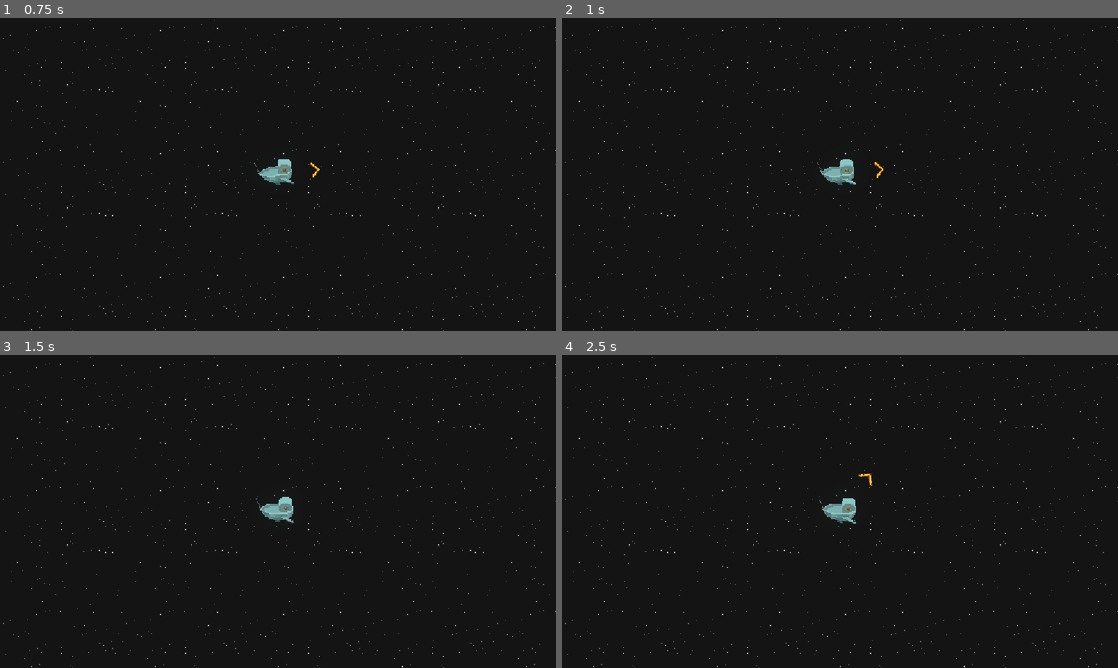
Above: before the commit, frames 1-4 (two rows, left to right).
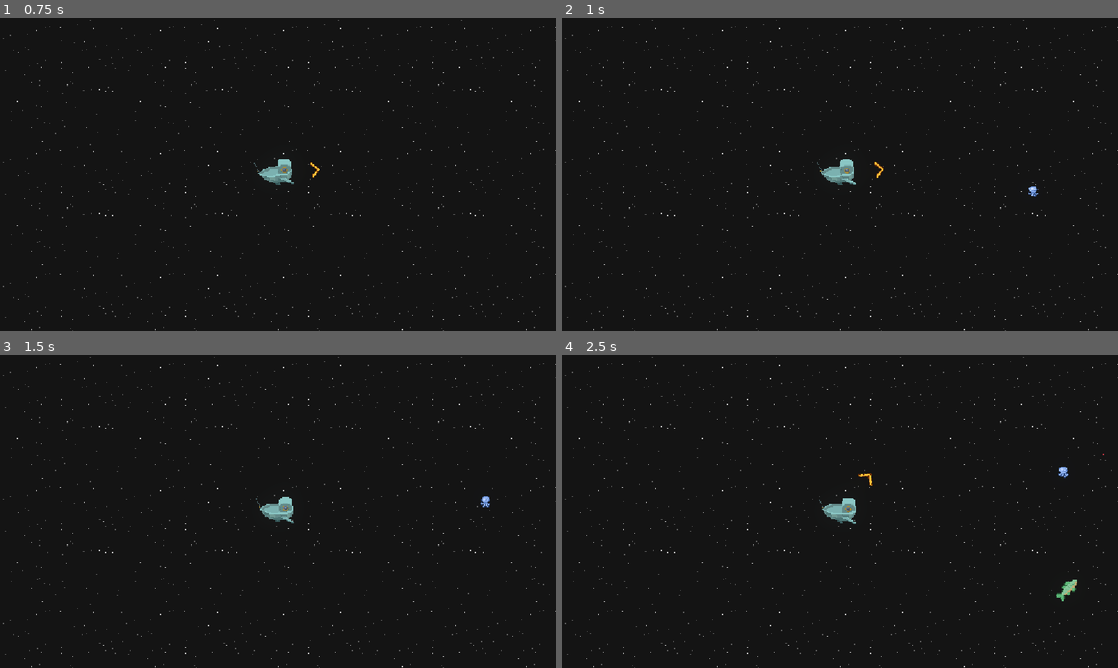
Above: after the commit, the same moments.

Repository: DudeNamedDarcy/CosmicJam2026
Game: Godot game, scene res://Scenes/game_scene.tscn
Two runs of this game, one before a commit and one after it. Both use one fixed random seed, a clock stepped at 60 frames per second and the inputs below.
Inputs (mouse positions are in pixels of both pictures, inside the frame that each line leads up to):
- Up to frame 1 (0.75 s): move the mouse to (400, 158) at 0.52 s; press the mouse at (400, 158) at 0.53 s; hold Right (ComboRight) from 0.53 s (still down)
- Up to frame 2 (1 s): keep holding Right (ComboRight)
- Up to frame 3 (1.5 s): release Right (ComboRight) at 1.25 s; release the mouse at (400, 495) at 1.25 s; drag from (166, 527) to (250, 574) at 1.27 s
- Up to frame 4 (2.5 s): move the mouse to (895, 442) at 2.02 s; press the mouse at (895, 442) at 2.03 s; hold Right (ComboRight) from 2.03 s (still down); tap G (dialogue_next) at 2.1 s

Frame 1 is identical in both runs. In frame 2, less than 0.1% of the frame differs, in the area x 83-86%, y 53-58%; in frame 3, less than 0.1%; in frame 4, 0.2%, in the area x 88-98%, y 31-79%.

Commit message:
Added rest of fish, probability weights, and beginning of quest system

Diff:
--- /dev/null
+++ b/Scenes/Fish/angler_fish.tscn
@@ -0,0 +1,35 @@
+[gd_scene format=3 uid="uid://b05brc3bel6c1"]
+
+[ext_resource type="Script" uid="uid://px7q08a74a0y" path="res://Scripts/fish.gd" id="1_fl7b5"]
+[ext_resource type="Texture2D" uid="uid://b2oxbwkh61mi7" path="res://Assets/Final/anglerfish.png" id="2_oa8xh"]
+
+[sub_resource type="RectangleShape2D" id="RectangleShape2D_gem73"]
+size = Vector2(15, 13)
+
+[sub_resource type="CircleShape2D" id="CircleShape2D_gem73"]
+radius = 5.0
+
+[node name="Angler Fish" type="CharacterBody2D" unique_id=1404079117 node_paths=PackedStringArray("IdleBurstTimer")]
+collision_mask = 2
+script = ExtResource("1_fl7b5")
+typeName = "Angler Fish"
+value = 15.0
+fishTexture = ExtResource("2_oa8xh")
+probabilityWeight = 30
+IdleBurstTimer = NodePath("IdleBurstTimer")
+
+[node name="Sprite2D" type="Sprite2D" parent="." unique_id=2019505940]
+texture = ExtResource("2_oa8xh")
+
+[node name="Area2D" type="Area2D" parent="." unique_id=889486571]
+
+[node name="CollisionShape2D" type="CollisionShape2D" parent="Area2D" unique_id=1960112096]
+shape = SubResource("RectangleShape2D_gem73")
+
+[node name="IdleBurstTimer" type="Timer" parent="." unique_id=415768935]
+
+[node name="CollisionShape2D" type="CollisionShape2D" parent="." unique_id=169337993]
+shape = SubResource("CircleShape2D_gem73")
+
+[connection signal="area_entered" from="Area2D" to="." method="_on_area_2d_area_entered"]
+[connection signal="timeout" from="IdleBurstTimer" to="." method="_on_idle_burst_timer_timeout"]
--- /dev/null
+++ b/Scenes/Fish/big_fish.tscn
@@ -0,0 +1,35 @@
+[gd_scene format=3 uid="uid://wgsgx4i8wbue"]
+
+[ext_resource type="Script" uid="uid://px7q08a74a0y" path="res://Scripts/fish.gd" id="1_te2vv"]
+[ext_resource type="Texture2D" uid="uid://b34jl0vtbswuu" path="res://Assets/Final/bigfishy.png" id="2_te2vv"]
+
+[sub_resource type="RectangleShape2D" id="RectangleShape2D_gem73"]
+size = Vector2(15, 13)
+
+[sub_resource type="CircleShape2D" id="CircleShape2D_gem73"]
+radius = 5.0
+
+[node name="Big Fish" type="CharacterBody2D" unique_id=1404079117 node_paths=PackedStringArray("IdleBurstTimer")]
+collision_mask = 2
+script = ExtResource("1_te2vv")
+typeName = "Big Fish"
+value = 30.0
+fishTexture = ExtResource("2_te2vv")
+probabilityWeight = 20
+IdleBurstTimer = NodePath("IdleBurstTimer")
+
+[node name="Sprite2D" type="Sprite2D" parent="." unique_id=2019505940]
+texture = ExtResource("2_te2vv")
+
+[node name="Area2D" type="Area2D" parent="." unique_id=889486571]
+
+[node name="CollisionShape2D" type="CollisionShape2D" parent="Area2D" unique_id=1960112096]
+shape = SubResource("RectangleShape2D_gem73")
+
+[node name="IdleBurstTimer" type="Timer" parent="." unique_id=415768935]
+
+[node name="CollisionShape2D" type="CollisionShape2D" parent="." unique_id=169337993]
+shape = SubResource("CircleShape2D_gem73")
+
+[connection signal="area_entered" from="Area2D" to="." method="_on_area_2d_area_entered"]
+[connection signal="timeout" from="IdleBurstTimer" to="." method="_on_idle_burst_timer_timeout"]
--- /dev/null
+++ b/Scenes/Fish/gold_fish.tscn
@@ -0,0 +1,35 @@
+[gd_scene format=3 uid="uid://w7gafq2uiia1"]
+
+[ext_resource type="Script" uid="uid://px7q08a74a0y" path="res://Scripts/fish.gd" id="1_o1kyx"]
+[ext_resource type="Texture2D" uid="uid://ba1xwshqevdfa" path="res://Assets/Final/goldfish.png" id="2_o1kyx"]
+
+[sub_resource type="RectangleShape2D" id="RectangleShape2D_gem73"]
+size = Vector2(15, 13)
+
+[sub_resource type="CircleShape2D" id="CircleShape2D_gem73"]
+radius = 5.0
+
+[node name="Gold Fish" type="CharacterBody2D" unique_id=1404079117 node_paths=PackedStringArray("IdleBurstTimer")]
+collision_mask = 2
+script = ExtResource("1_o1kyx")
+typeName = "Gold Fish"
+value = 100.0
+fishTexture = ExtResource("2_o1kyx")
+probabilityWeight = 10
+IdleBurstTimer = NodePath("IdleBurstTimer")
+
+[node name="Sprite2D" type="Sprite2D" parent="." unique_id=2019505940]
+texture = ExtResource("2_o1kyx")
+
+[node name="Area2D" type="Area2D" parent="." unique_id=889486571]
+
+[node name="CollisionShape2D" type="CollisionShape2D" parent="Area2D" unique_id=1960112096]
+shape = SubResource("RectangleShape2D_gem73")
+
+[node name="IdleBurstTimer" type="Timer" parent="." unique_id=415768935]
+
+[node name="CollisionShape2D" type="CollisionShape2D" parent="." unique_id=169337993]
+shape = SubResource("CircleShape2D_gem73")
+
+[connection signal="area_entered" from="Area2D" to="." method="_on_area_2d_area_entered"]
+[connection signal="timeout" from="IdleBurstTimer" to="." method="_on_idle_burst_timer_timeout"]
--- a/Scenes/Fish/moon_jelly.tscn
+++ b/Scenes/Fish/moon_jelly.tscn
@@ -13,7 +13,7 @@
 collision_mask = 2
 script = ExtResource("1_unh6y")
 typeName = "Moon Jelly"
-value = 10.0
+value = 15.0
 fishTexture = ExtResource("2_4ml41")
 IdleBurstTimer = NodePath("IdleBurstTimer")
 
--- /dev/null
+++ b/Scenes/Fish/patrick_starfish.tscn
@@ -0,0 +1,35 @@
+[gd_scene format=3 uid="uid://co5te5e76e4vk"]
+
+[ext_resource type="Script" uid="uid://px7q08a74a0y" path="res://Scripts/fish.gd" id="1_t0868"]
+[ext_resource type="Texture2D" uid="uid://4ujpsdu47v7r" path="res://Assets/Final/patrickstarfish.png" id="2_t0868"]
+
+[sub_resource type="RectangleShape2D" id="RectangleShape2D_gem73"]
+size = Vector2(15, 13)
+
+[sub_resource type="CircleShape2D" id="CircleShape2D_gem73"]
+radius = 5.0
+
+[node name="Patrick Starfish" type="CharacterBody2D" unique_id=1404079117 node_paths=PackedStringArray("IdleBurstTimer")]
+collision_mask = 2
+script = ExtResource("1_t0868")
+typeName = "Patrick Starfish"
+value = 150.0
+fishTexture = ExtResource("2_t0868")
+probabilityWeight = 8
+IdleBurstTimer = NodePath("IdleBurstTimer")
+
+[node name="Sprite2D" type="Sprite2D" parent="." unique_id=2019505940]
+texture = ExtResource("2_t0868")
+
+[node name="Area2D" type="Area2D" parent="." unique_id=889486571]
+
+[node name="CollisionShape2D" type="CollisionShape2D" parent="Area2D" unique_id=1960112096]
+shape = SubResource("RectangleShape2D_gem73")
+
+[node name="IdleBurstTimer" type="Timer" parent="." unique_id=415768935]
+
+[node name="CollisionShape2D" type="CollisionShape2D" parent="." unique_id=169337993]
+shape = SubResource("CircleShape2D_gem73")
+
+[connection signal="area_entered" from="Area2D" to="." method="_on_area_2d_area_entered"]
+[connection signal="timeout" from="IdleBurstTimer" to="." method="_on_idle_burst_timer_timeout"]
--- a/Scenes/Fish/red_dwarf_herring.tscn
+++ b/Scenes/Fish/red_dwarf_herring.tscn
@@ -13,8 +13,9 @@
 collision_mask = 2
 script = ExtResource("1_f6omv")
 typeName = "Red Dwarf Herring"
-value = 15.0
+value = 10.0
 fishTexture = ExtResource("2_vb3eg")
+probabilityWeight = 70
 IdleBurstTimer = NodePath("IdleBurstTimer")
 
 [node name="Sprite2D" type="Sprite2D" parent="." unique_id=2019505940]
--- /dev/null
+++ b/Scenes/Fish/starfish.tscn
@@ -0,0 +1,34 @@
+[gd_scene format=3 uid="uid://dgyunkaa44mbx"]
+
+[ext_resource type="Script" uid="uid://px7q08a74a0y" path="res://Scripts/fish.gd" id="1_so6d2"]
+[ext_resource type="Texture2D" uid="uid://cf3jn2j4fbv2p" path="res://Assets/Final/starfish.png" id="2_so6d2"]
+
+[sub_resource type="RectangleShape2D" id="RectangleShape2D_gem73"]
+size = Vector2(15, 13)
+
+[sub_resource type="CircleShape2D" id="CircleShape2D_gem73"]
+radius = 5.0
+
+[node name="StarFish" type="CharacterBody2D" unique_id=1404079117 node_paths=PackedStringArray("IdleBurstTimer")]
+collision_mask = 2
+script = ExtResource("1_so6d2")
+typeName = "Starfish"
+value = 10.0
+fishTexture = ExtResource("2_so6d2")
+IdleBurstTimer = NodePath("IdleBurstTimer")
+
+[node name="Sprite2D" type="Sprite2D" parent="." unique_id=2019505940]
+texture = ExtResource("2_so6d2")
+
+[node name="Area2D" type="Area2D" parent="." unique_id=889486571]
+
+[node name="CollisionShape2D" type="CollisionShape2D" parent="Area2D" unique_id=1960112096]
+shape = SubResource("RectangleShape2D_gem73")
+
+[node name="IdleBurstTimer" type="Timer" parent="." unique_id=415768935]
+
+[node name="CollisionShape2D" type="CollisionShape2D" parent="." unique_id=169337993]
+shape = SubResource("CircleShape2D_gem73")
+
+[connection signal="area_entered" from="Area2D" to="." method="_on_area_2d_area_entered"]
+[connection signal="timeout" from="IdleBurstTimer" to="." method="_on_idle_burst_timer_timeout"]
--- a/Scenes/Fish/supermassive_squid.tscn
+++ b/Scenes/Fish/supermassive_squid.tscn
@@ -13,7 +13,7 @@
 collision_mask = 2
 script = ExtResource("1_gjcq6")
 typeName = "Supermassive Squid"
-value = 25.0
+value = 20.0
 fishTexture = ExtResource("2_5uly7")
 IdleBurstTimer = NodePath("IdleBurstTimer")
 
--- a/Scenes/fish_spawner.gd
+++ b/Scenes/fish_spawner.gd
@@ -1,12 +1,15 @@
 extends Node2D
+class_name FishSpawner
 
 @export var fishDict: Dictionary[PackedScene, int] = {}
 @export var spawnableArea: Polygon2D
+@export var maxFishInLevel = 100
 
 var currentSpawnableFish: Array[PackedScene] = []
 var active = true
 var coolingDown = false
 var level = 0
+var currentFishInLevel = 0
 
 func _ready() -> void:
 	active = false
@@ -14,7 +17,7 @@
 	LevelManager.next_level()
 
 func _process(delta: float) -> void:
-	if active && not coolingDown:
+	if active && not coolingDown && currentFishInLevel < maxFishInLevel:
 		spawnFish()
 		coolingDown = true
 		$"Spawn Timer".start()
@@ -27,15 +30,25 @@
 			currentSpawnableFish.append(fish)
 
 	active = true
+	print(currentSpawnableFish)
 
 func spawnFish():
-	#full random
-	var fishIndex = randi_range(0,currentSpawnableFish.size()-1)
+	var weights: Array[float] = []
+
+	for fish in currentSpawnableFish:
+		var fishInstance: Fish = fish.instantiate()
+		weights.append(fishInstance.probabilityWeight)
+		fishInstance.queue_free()
+
+	var rng = RandomNumberGenerator.new()
+	var fishIndex = rng.rand_weighted(weights)
 	var fishToSpawn = currentSpawnableFish[fishIndex]
+
 	var spawnPoint = generateSpawnLocation()
 	var fish = fishToSpawn.instantiate()
 	fish.global_position = spawnPoint
 	add_child(fish)
+	currentFishInLevel += 1
 
 func generateSpawnLocation() -> Vector2:
 	var polygon_points = spawnableArea.polygon
@@ -70,7 +83,8 @@
 
 	return Vector2(0,0)
 
-
-
 func _on_spawn_timer_timeout() -> void:
 	coolingDown = false
+
+func remove_fish_from_pool(num: int):
+	currentFishInLevel = min(currentFishInLevel - num, 0)
--- a/Scenes/game_scene.tscn
+++ b/Scenes/game_scene.tscn
@@ -5,8 +5,13 @@
 [ext_resource type="PackedScene" uid="uid://diga0gfwjyvcg" path="res://Scenes/Fish/moon_jelly.tscn" id="3_rgj8m"]
 [ext_resource type="PackedScene" uid="uid://d3oxvy0grl375" path="res://Scenes/Fish/red_dwarf_herring.tscn" id="4_2fmhe"]
 [ext_resource type="PackedScene" uid="uid://bvboagsrhp2c7" path="res://glorp/glorp_starship.tscn" id="6_2fmhe"]
+[ext_resource type="PackedScene" uid="uid://b7m36bfujolqs" path="res://Scenes/Fish/supermassive_squid.tscn" id="6_4xiap"]
 [ext_resource type="Script" uid="uid://c4evtl6kbwuw2" path="res://Scenes/fish_spawner.gd" id="6_rgj8m"]
 [ext_resource type="Texture2D" uid="uid://ck5uv4d76r727" path="res://Assets/Final/Parallax/stars.png" id="7_2fmhe"]
+[ext_resource type="PackedScene" uid="uid://dgyunkaa44mbx" path="res://Scenes/Fish/starfish.tscn" id="7_wywco"]
+[ext_resource type="PackedScene" uid="uid://co5te5e76e4vk" path="res://Scenes/Fish/patrick_starfish.tscn" id="8_ldntv"]
+[ext_resource type="PackedScene" uid="uid://w7gafq2uiia1" path="res://Scenes/Fish/gold_fish.tscn" id="9_w8jfd"]
+[ext_resource type="PackedScene" uid="uid://wgsgx4i8wbue" path="res://Scenes/Fish/big_fish.tscn" id="10_a7fet"]
 
 [sub_resource type="WorldBoundaryShape2D" id="WorldBoundaryShape2D_g4v7s"]
 normal = Vector2(0, 1)
@@ -41,12 +46,13 @@
 scale = Vector2(1.7024027, 2.1599998)
 texture = ExtResource("1_b6fju")
 
-[node name="PlayerController" parent="." unique_id=743970108 node_paths=PackedStringArray("vboxContainer") instance=ExtResource("1_x87qo")]
+[node name="PlayerController" parent="." unique_id=743970108 node_paths=PackedStringArray("vboxContainer", "fishSpawner") instance=ExtResource("1_x87qo")]
 position = Vector2(95, 64)
 collision_layer = 4
 collision_mask = 0
 castRandomSpread = 0.77
 vboxContainer = NodePath("VBoxContainer")
+fishSpawner = NodePath("../Fish Spawner")
 
 [node name="VBoxContainer" type="VBoxContainer" parent="PlayerController" unique_id=220851325]
 custom_minimum_size = Vector2(50, 50)
@@ -82,12 +88,17 @@
 script = ExtResource("6_rgj8m")
 fishDict = Dictionary[PackedScene, int]({
 ExtResource("3_rgj8m"): 1,
-ExtResource("4_2fmhe"): 1
+ExtResource("4_2fmhe"): 1,
+ExtResource("6_4xiap"): 1,
+ExtResource("7_wywco"): 1,
+ExtResource("8_ldntv"): 1,
+ExtResource("9_w8jfd"): 1,
+ExtResource("10_a7fet"): 1
 })
 spawnableArea = NodePath("../SpawnableArea")
 
 [node name="Spawn Timer" type="Timer" parent="Fish Spawner" unique_id=1446234030]
-wait_time = 3.0
+wait_time = 0.2
 
 [node name="SpawnableArea" type="Polygon2D" parent="." unique_id=1898762879]
 visible = false
--- a/Scenes/player_controller.gd
+++ b/Scenes/player_controller.gd
@@ -33,6 +33,7 @@
 @export var sprite: AnimatedSprite2D
 @export var vboxContainer: VBoxContainer
 @export var planetParent: Node2D
+@export var fishSpawner: FishSpawner
 
 var playerState: PlayerState = PlayerState.Idle
 var characterDirection: Vector2
@@ -41,6 +42,10 @@
 var activeBobbers: Array[Bobber] = []
 var comboFishList: Array[FishComboSprite] = []
 var aim_arrow_base_scale: float
+
+# Quest
+var fishNeededForQuest: String = ""
+var caughtFishForQuest = false
 
 func _ready() -> void:
 	aim_arrow_base_scale = aimArrow.scale.x
@@ -190,6 +195,9 @@
 		EndFishing(false)
 		DeletePlanets()
 		return
+
+	if fishSpawner:
+		fishSpawner.remove_fish_from_pool(fishList.size())
 	var comboLength = 4 + fishList.size() - 1
 
 	for i in comboLength:
@@ -197,6 +205,9 @@
 		arrows.append(arrow_instance)
 		vboxContainer.add_child(arrow_instance)
 	for fish in fishList:
+		if fish.name == fishNeededForQuest:
+			caughtFishForQuest = true
+
 		var fish_instance = COMBO_FISH.instantiate()
 		fish_instance.PopulateData(fish)
 		comboFishList.append(fish_instance)
@@ -228,3 +239,14 @@
 
 
 	aimArrow.show()
+	CompleteQuest()
+
+func CompleteQuest():
+	print("quest complete")
+	caughtFishForQuest = false
+	fishNeededForQuest = ""
+	# start popup for next quest
+
+# call this to add a new quest fish
+func AddNewQuestFish(fishName: String):
+	fishNeededForQuest = fishName
--- a/Scripts/fish.gd
+++ b/Scripts/fish.gd
@@ -7,6 +7,7 @@
 @export var typeName: String = "default"
 @export var value: float = 0.0
 @export var fishTexture: Texture2D
+@export_range(0.0, 100.0, 1.0) var probabilityWeight:int = 50.0
 
 @export_category("Idle Movement")
 @export var IdleBurstTimer: Timer
Binary file added: Assets/Final/anglerfish.png
Not shown, added: Assets/Final/anglerfish.png.import
Binary file added: Assets/Final/bigfishy.png
Not shown, added: Assets/Final/bigfishy.png.import
Binary file added: Assets/Final/goldfish.png
Not shown, added: Assets/Final/goldfish.png.import
Binary file added: Assets/Final/patrickstarfish.png
Not shown, added: Assets/Final/patrickstarfish.png.import
Binary file added: Assets/Final/starfish.png
Not shown, added: Assets/Final/starfish.png.import
